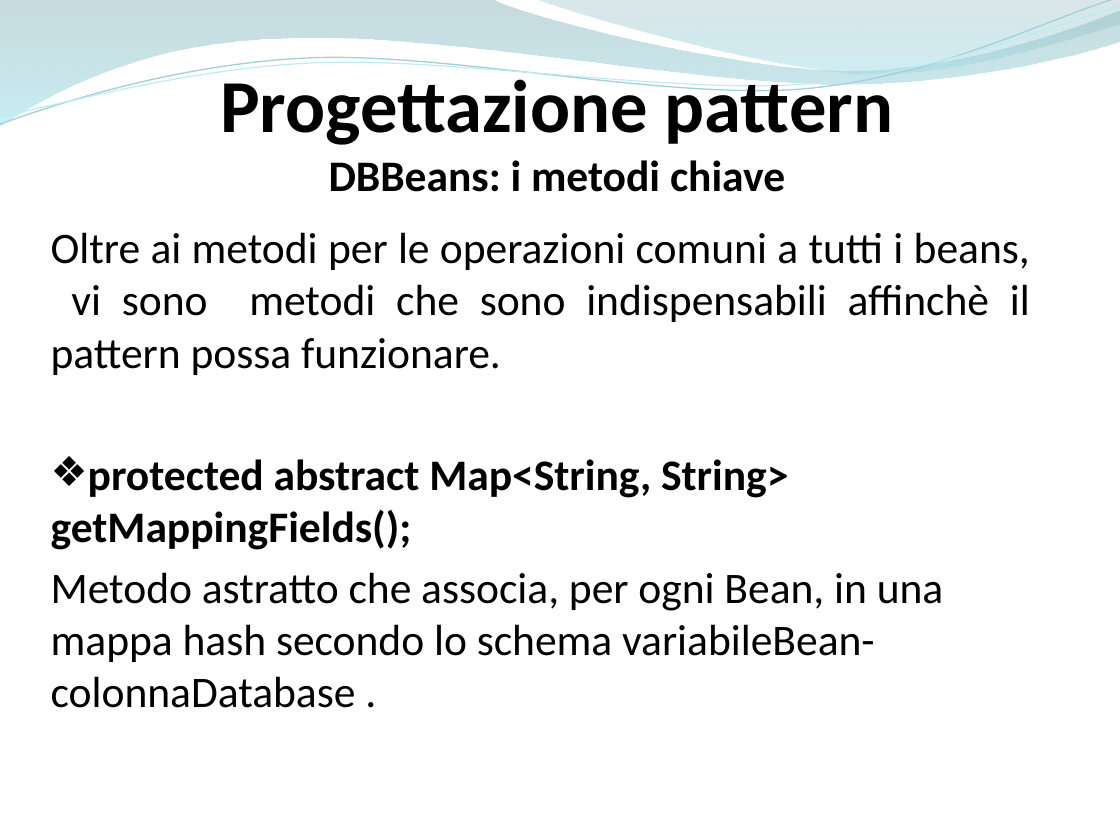
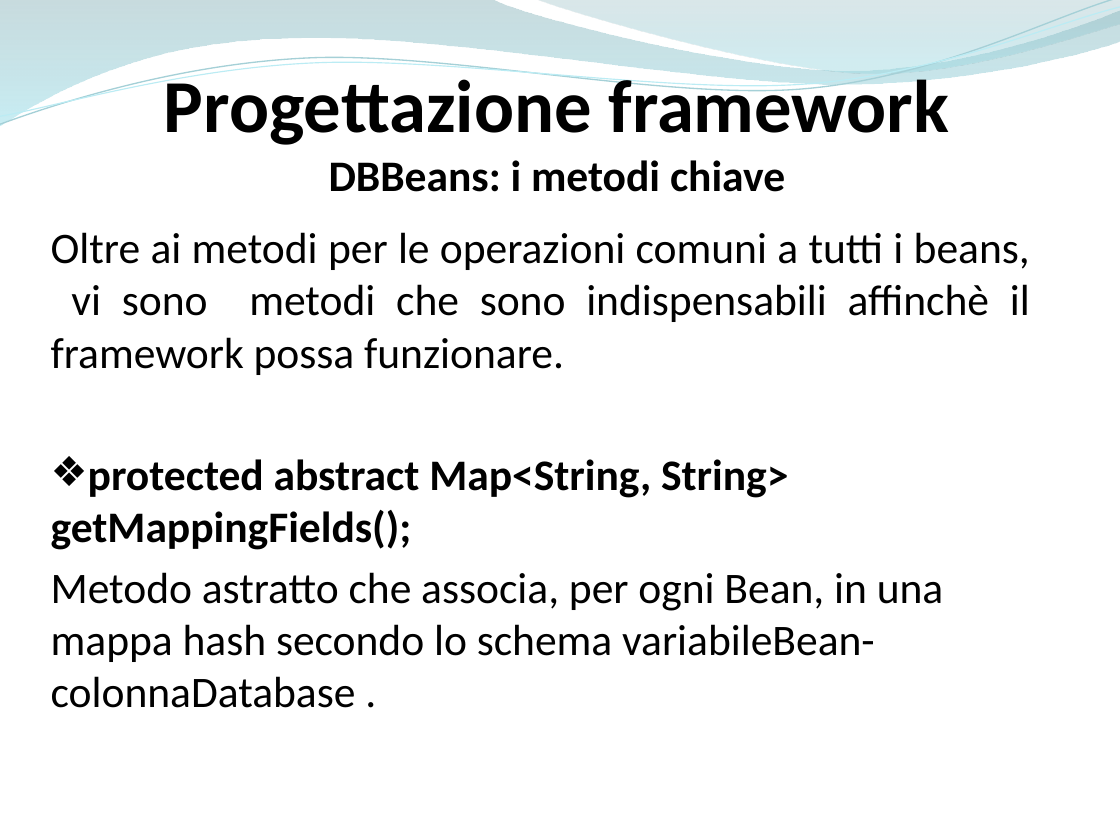
Before and after one commit to ammirate/at-silo, a slide deck: slide 12 of Presentazione/Atsilo1/Scafuro/[BOZZA] Presentazione framework.pptx. Drawn at 1120x840 pixels with LibreOffice and Linux fonts; fonts in the diff are those of the drawing. Boxes give left, top, right and bottom in pixels: in the first picture for what was removed or moved away, otherwise in the second. Text is boxed around its words. In the diff, an @@ line names an element or a change of style, - is before the commit and + after.

Commit message:
[WR]Presentazione pattern storage

```diff
--- a/Presentazione/Atsilo1/Scafuro/[BOZZA] Presentazione framework.pptx
+++ b/Presentazione/Atsilo1/Scafuro/[BOZZA] Presentazione framework.pptx
@@ text "Progettazione framework": place and size @@
-text "Progettazione framework" at [220,71,893,192]
+text "Progettazione framework" at [164,71,949,192]
@@ text at [164,71,949,145]: text changed @@
-Progettazione pattern
+Progettazione framework
@@ text at [51,232,1030,375]: text changed @@
-Oltre ai metodi per le operazioni comuni a tutti i beans, vi sono metodi che sono indispensabili affinchè il pattern possa funzionare.
+Oltre ai metodi per le operazioni comuni a tutti i beans, vi sono metodi che sono indispensabili affinchè il framework possa funzionare.
```
Also in this commit, not shown: 9 other slides changed.
